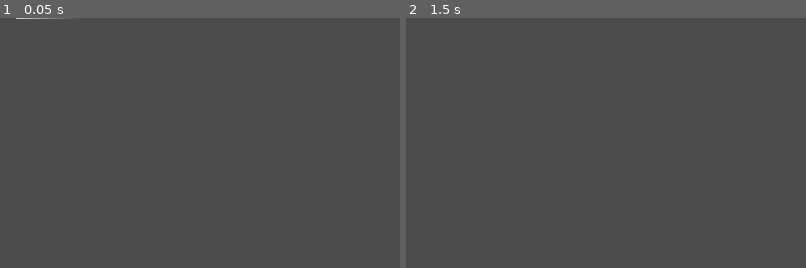
Above: before the commit, frames 1-2 (left to right).
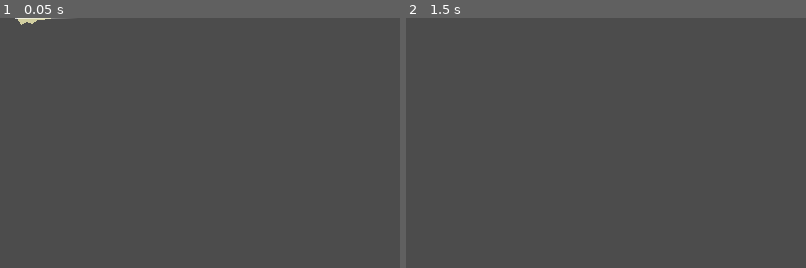
Above: after the commit, the same moments.

Repository: DusanFedorcak/mmo
Game: Godot game, scene res://ShotFX.tscn
The game is run twice, just before and just after one commit, with the same random seed, the same clock (stepped at 60 frames per second) and the same inputs. This scene is started directly instead of the project's main scene.
Inputs (mouse positions are % of the whole screen's width and height, from its top left):
- Up to frame 1 (0.05 s): no input
- Up to frame 2 (1.5 s): tap Enter at 0.5 s; move the mouse to (72, 45) at 0.52 s; right-click (72, 45) at 0.6 s; click (72, 45) at 0.67 s; tap Space (ui_select) at 0.77, 1.25 s; move the mouse to (30, 55) at 1.27 s; right-click (30, 55) at 1.35 s; click (30, 55) at 1.42 s
The pictures show only the part of the screen within x 0-50%, y 0-50%; the shares and areas given below are measured in that part.

The runs differ from the first frame. In frame 1, 0.1% of the frame differs, in the area x 3-13%, y 0-3%; in frame 2, nothing differs.

Commit message:
effects and dead state

Diff:
--- a/Character.gd
+++ b/Character.gd
@@ -10,7 +10,7 @@
 var char_name = "Name" setget set_char_name
 var template = 0
 
-var health = 1
+var health = 100
 
 
 signal hit(gun, from_direction, at_point)
@@ -22,7 +22,8 @@
 
 enum State {
 	IDLE = 0,
-	MOVING = 1
+	MOVING = 1,
+	DEAD = 2
 }
 
 var state = State.IDLE
@@ -61,11 +62,11 @@
 func _physics_process(delta):
 	if not is_puppet:
 		match state:
+			State.MOVING:
+				var speed = walking_speed if not running else running_speed
+				move_and_slide(motion_direction * speed)
 			State.IDLE:
 				pass
-			State.MOVING:
-				var speed = walking_speed if not running else running_speed
-				move_and_slide(motion_direction * speed, Vector2(1, 1))
 
 
 func _process(delta):
@@ -99,6 +100,8 @@
 		State.IDLE:
 			animation = _resolve_animation(facing_direction)
 			$Shape.play("walk_" + animation)
+			$Shape.stop()
+		State.DEAD:
 			$Shape.stop()
 
 
@@ -140,15 +143,33 @@
 
 
 func _on_hit(gun, from_direction, at_point):
-	rpc("say", "OUCH!")
-	rpc("create_hit_effect", at_point)
+	if state != State.DEAD:
+		health -= gun.damage
+		if health <= 0:
+			state = State.DEAD
+			rpc("show_death")
+		else:
+			$AI.add_event({
+				name = "HIT"
+			})
+
+	rpc("show_hit", from_direction, at_point)
 
 
-remotesync func create_hit_effect(at_point):
+
+remotesync func show_hit(from_direction, at_point):
 	var hit_fx = HitFXScene.instance()
 	hit_fx.position = at_point
-	hit_fx.modulate = Color.red
+	if state != State.DEAD:
+		hit_fx.start_color = Color.red
+		$Shape/KickbackTween.animate(from_direction)
 	EventBus.emit_signal("fx_created", hit_fx)
+
+
+remotesync func show_death():
+	say("GASP!")
+	$Shape/DeathTween.animate()
+	$Shape.modulate = Color.lightgray
 
 
 func _on_SpeakingTimer_timeout():
--- a/Character.tscn
+++ b/Character.tscn
@@ -6,9 +6,10 @@
 [ext_resource path="res://CharacterAI.gd" type="Script" id=4]
 [ext_resource path="res://CharacterSensors.gd" type="Script" id=5]
 [ext_resource path="res://assets/fonts/lucasarts-scumm-outline.fnt" type="BitmapFont" id=6]
+[ext_resource path="res://Gun.tscn" type="PackedScene" id=7]
 [ext_resource path="res://assets/ui/ground_circle.atlastex" type="Texture" id=8]
-[ext_resource path="res://assets/items/gun.atlastex" type="Texture" id=9]
-[ext_resource path="res://Gun.gd" type="Script" id=10]
+[ext_resource path="res://KickbackTween.tscn" type="PackedScene" id=9]
+[ext_resource path="res://DeathTween.tscn" type="PackedScene" id=10]
 
 [sub_resource type="CircleShape2D" id=1]
 radius = 4.0
@@ -75,24 +76,19 @@
 
 [node name="Inventory" type="Node2D" parent="."]
 
-[node name="Gun" type="Node2D" parent="Inventory"]
-visible = false
-script = ExtResource( 10 )
-
-[node name="ShootLine" type="RayCast2D" parent="Inventory/Gun"]
-enabled = true
-cast_to = Vector2( 400, 0 )
-collision_mask = 4
-collide_with_areas = true
-
-[node name="Icon" type="Sprite" parent="Inventory/Gun"]
-position = Vector2( 0, -40 )
-texture = ExtResource( 9 )
+[node name="Gun" parent="Inventory" instance=ExtResource( 7 )]
 
 [node name="Shape" type="AnimatedSprite" parent="."]
 position = Vector2( 0, -16 )
 frames = ExtResource( 2 )
 animation = "walk_down"
+
+[node name="KickbackTween" parent="Shape" instance=ExtResource( 9 )]
+duration = 0.05
+strength = 5.0
+
+[node name="DeathTween" parent="Shape" instance=ExtResource( 10 )]
+duration = 0.1
 
 [node name="Icons" type="Node2D" parent="."]
 z_index = 100
--- a/CharacterAI.gd
+++ b/CharacterAI.gd
@@ -33,12 +33,21 @@
 	"Move!",
 ]
 
-func _ready():
-	pass # Replace with function body.
+
+var events = []
+
+
+func add_event(event):
+	events.append(event)
 
 
 func tick():
 	if enabled:
+
+		for event in events:
+			_process_event(event)
+		events.clear()
+
 		if body.state == Character.State.IDLE and randf() < 0.01:
 			body_controls.receive_command({
 				name = "MOVE",
@@ -54,9 +63,20 @@
 		if (
 			body.state == Character.State.MOVING and
 			not body_sensors.near_characters.empty() and
-			randf() < 0.005
+			randf() < 0.01
 		):
 			body_controls.receive_command({
 				name = "SAY",
 				text = greeting_lines[randi() % len(greeting_lines)]
 			})
+
+
+func _process_event(event):
+	match event.name:
+		"HIT":
+			body_controls.receive_command({
+				name = "SAY",
+				text = "OUCH!"
+			})
+		_:
+			pass
--- a/CharacterControls.gd
+++ b/CharacterControls.gd
@@ -11,26 +11,27 @@
 
 
 func receive_command(command):
-	match command.name:
-		"MOVE":
-			path = Globals.world.get_node("Map/Navigation").get_simple_path(body.position, command.position)
-			body.state = Character.State.MOVING
-			$WorldIcons/Target.position = command.position
-			$WorldIcons/Path.points = path
-		"TURN_TO":
-			body.state = Character.State.IDLE
-			body.facing_direction = (command.position - body.position).normalized()
-		"SAY":
-			body.rpc("say", command.text)
-		"EQUIP":
-			body.rpc("equip", command.item_name)
-		"UNEQUIP":
-			body.rpc("equip", null)
-		"USE":
-			if body.current_item:
-				body.current_item.use(body)
-		_:
-			pass
+	if body.state != Character.State.DEAD:
+		match command.name:
+			"MOVE":
+				path = Globals.world.get_node("Map/Navigation").get_simple_path(body.position, command.position)
+				body.state = Character.State.MOVING
+				$WorldIcons/Target.position = command.position
+				$WorldIcons/Path.points = path
+			"TURN_TO":
+				body.state = Character.State.IDLE
+				body.facing_direction = (command.position - body.position).normalized()
+			"SAY":
+				body.rpc("say", command.text)
+			"EQUIP":
+				body.rpc("equip", command.item_name)
+			"UNEQUIP":
+				body.rpc("equip", null)
+			"USE":
+				if body.current_item:
+					body.current_item.use(body)
+			_:
+				pass
 
 
 func _process(delta):
@@ -39,8 +40,6 @@
 
 func tick():
 	match body.state:
-		Character.State.IDLE:
-			pass
 		Character.State.MOVING:
 			var waypoint = _get_nearest_waypoint()
 			if waypoint:
@@ -51,6 +50,8 @@
 			else:
 				body.state = Character.State.IDLE
 				body.set_motion(Vector2.ZERO)
+		_:
+			pass
 
 
 func _avoid_crowded(direction, avoid_multiplier):
--- /dev/null
+++ b/DeathTween.gd
@@ -0,0 +1,15 @@
+extends Tween
+
+export(float) var duration = 1.0
+
+
+func animate():
+	var _origin = get_parent().position
+	var _end = _origin + Vector2(0, 16)
+	interpolate_property(
+		get_parent(), "position", _origin, _end, duration, Tween.TRANS_LINEAR
+	)
+	interpolate_property(
+		get_parent(), "rotation", 0, -PI * 0.5, duration, Tween.TRANS_LINEAR
+	)
+	start()
--- /dev/null
+++ b/DeathTween.tscn
@@ -0,0 +1,6 @@
+[gd_scene load_steps=2 format=2]
+
+[ext_resource path="res://DeathTween.gd" type="Script" id=1]
+
+[node name="DeathTween" type="Tween"]
+script = ExtResource( 1 )
--- /dev/null
+++ b/FadingFX.gd
@@ -0,0 +1,14 @@
+extends Node2D
+
+export(float) var fade_time = 0.2
+export(Color) var start_color = Color.white
+
+func _ready():
+	$Tween.interpolate_property(
+		self, "modulate", start_color, Color.transparent, fade_time, Tween.TRANS_LINEAR, Tween.EASE_IN
+	)
+	$Tween.start()
+
+
+func _on_Tween_tween_all_completed():
+	queue_free()
--- /dev/null
+++ b/FadingFX.tscn
@@ -0,0 +1,10 @@
+[gd_scene load_steps=2 format=2]
+
+[ext_resource path="res://FadingFX.gd" type="Script" id=1]
+
+[node name="FadingFX" type="Node2D"]
+script = ExtResource( 1 )
+
+[node name="Tween" type="Tween" parent="."]
+
+[connection signal="tween_all_completed" from="Tween" to="." method="_on_Tween_tween_all_completed"]
--- a/Gun.gd
+++ b/Gun.gd
@@ -2,25 +2,31 @@
 
 var ShotFXScene = preload("res://ShotFX.tscn")
 
-const AIM_SPREAD = deg2rad(10.0)
+export(float) var aim_spread = 10.0
+export(float) var cooldown = 0.1
+export(float) var damage = 25.0
+
 
 func use(by_body: Character):
-	var aim_angle = by_body.facing_direction.angle() + AIM_SPREAD * (randf() * 2.0 - 1.0)
-	#first, create shot effect
-	rpc("create_shot_effect", by_body.position + Vector2(0, -16), aim_angle)
+	if $CooldownTimer.is_stopped():
+		$CooldownTimer.start(cooldown)
 
-	#second, test whether something was hit
-	$ShootLine.clear_exceptions()
-	$ShootLine.add_exception(by_body)
-	$ShootLine.add_exception(by_body.get_node("Picker"))
-	$ShootLine.rotation = aim_angle
-	$ShootLine.force_raycast_update()
+		var aim_angle = by_body.facing_direction.angle() + deg2rad(aim_spread) * (randf() * 2.0 - 1.0)
+		#first, create shot effect
+		rpc("create_shot_effect", by_body.position + Vector2(0, -16), aim_angle)
 
-	var hit = $ShootLine.get_collider()
-	if hit:
-		#if so, pass the info to the target
-		var hit_node = hit.get_parent()
-		hit_node.emit_signal("hit", self, by_body.facing_direction, $ShootLine.get_collision_point())
+		#second, test whether something was hit
+		$ShootLine.clear_exceptions()
+		$ShootLine.add_exception(by_body)
+		$ShootLine.add_exception(by_body.get_node("Picker"))
+		$ShootLine.rotation = aim_angle
+		$ShootLine.force_raycast_update()
+
+		var hit = $ShootLine.get_collider()
+		if hit:
+			#if so, pass the info to the target
+			var hit_node = hit.get_parent()
+			hit_node.emit_signal("hit", self, by_body.facing_direction, $ShootLine.get_collision_point())
 
 
 remotesync func create_shot_effect(at_point, in_direction):
--- /dev/null
+++ b/Gun.tscn
@@ -0,0 +1,21 @@
+[gd_scene load_steps=3 format=2]
+
+[ext_resource path="res://assets/items/gun.atlastex" type="Texture" id=1]
+[ext_resource path="res://Gun.gd" type="Script" id=2]
+
+[node name="Gun" type="Node2D"]
+visible = false
+script = ExtResource( 2 )
+
+[node name="ShootLine" type="RayCast2D" parent="."]
+enabled = true
+cast_to = Vector2( 400, 0 )
+collision_mask = 4
+collide_with_areas = true
+
+[node name="Icon" type="Sprite" parent="."]
+position = Vector2( 0, -40 )
+texture = ExtResource( 1 )
+
+[node name="CooldownTimer" type="Timer" parent="."]
+one_shot = true
--- a/HitFX.gd
+++ /dev/null
@@ -1,5 +0,0 @@
-extends Node2D
-
-
-func _on_Timer_timeout():
-	queue_free()
--- a/HitFX.tscn
+++ b/HitFX.tscn
@@ -1,22 +1,16 @@
 [gd_scene load_steps=2 format=2]
 
-[ext_resource path="res://HitFX.gd" type="Script" id=1]
+[ext_resource path="res://FadingFX.tscn" type="PackedScene" id=1]
 
-[node name="HitFX" type="Node2D"]
-script = ExtResource( 1 )
+[node name="HitFX" instance=ExtResource( 1 )]
+fade_time = 0.4
 
-[node name="Timer" type="Timer" parent="."]
-wait_time = 0.2
-autostart = true
-
-[node name="Line2D" type="Line2D" parent="."]
+[node name="Line2D" type="Line2D" parent="." index="1"]
 points = PoolVector2Array( -4, -4, 4, 4 )
 width = 3.0
 default_color = Color( 1, 1, 1, 1 )
 
-[node name="Line2D2" type="Line2D" parent="."]
+[node name="Line2D2" type="Line2D" parent="." index="2"]
 points = PoolVector2Array( -4, 4, 4, -4 )
 width = 3.0
 default_color = Color( 1, 1, 1, 1 )
-
-[connection signal="timeout" from="Timer" to="." method="_on_Timer_timeout"]
--- /dev/null
+++ b/KickbackTween.gd
@@ -0,0 +1,26 @@
+extends Tween
+
+export(float) var duration = 1.0
+export(float) var strength = 2.0
+
+var _origin = Vector2.ZERO
+var _end = Vector2.ZERO
+var _stop = false
+
+func animate(from_direction):
+	_stop = false
+	_origin = get_parent().position
+	_end = _origin + from_direction * strength
+	interpolate_property(
+		get_parent(), "position", _origin, _end, duration * 0.5, Tween.TRANS_LINEAR
+	)
+	start()
+
+
+func _on_KickbackTween_tween_all_completed():
+	if not _stop:
+		_stop = true
+		interpolate_property(
+			get_parent(), "position", _end, _origin, duration, Tween.TRANS_LINEAR
+		)
+		start()
--- /dev/null
+++ b/KickbackTween.tscn
@@ -0,0 +1,8 @@
+[gd_scene load_steps=2 format=2]
+
+[ext_resource path="res://KickbackTween.gd" type="Script" id=1]
+
+[node name="KickbackTween" type="Tween"]
+script = ExtResource( 1 )
+
+[connection signal="tween_all_completed" from="." to="." method="_on_KickbackTween_tween_all_completed"]
--- a/ShotFX.gd
+++ b/ShotFX.gd
@@ -1,11 +1,5 @@
-extends Node2D
+extends "res://FadingFX.gd"
 
-const FADE_TIME = 0.2
-var time = 0
 
-func _process(delta):
-	time += delta
-	modulate.a = lerp(1.0, 0, time / FADE_TIME)
-
-	if time > FADE_TIME:
-		queue_free()
+func _ready():
+	$Blast.scale.y = randf() * 2 - 1
--- a/ShotFX.tscn
+++ b/ShotFX.tscn
@@ -1,15 +1,23 @@
-[gd_scene load_steps=3 format=2]
+[gd_scene load_steps=4 format=2]
 
-[ext_resource path="res://ShotFX.gd" type="Script" id=1]
+[ext_resource path="res://FadingFX.tscn" type="PackedScene" id=1]
+[ext_resource path="res://ShotFX.gd" type="Script" id=2]
 
 [sub_resource type="Gradient" id=1]
 colors = PoolColorArray( 1, 1, 1, 0, 1, 1, 1, 1 )
 
-[node name="ShotFX" type="Node2D"]
-script = ExtResource( 1 )
+[node name="ShotFX" instance=ExtResource( 1 )]
+script = ExtResource( 2 )
 
-[node name="Line2D" type="Line2D" parent="."]
+[node name="Blast" type="Polygon2D" parent="." index="1"]
+modulate = Color( 1, 0.984314, 0.737255, 1 )
+position = Vector2( -1.33484, -0.166859 )
+polygon = PoolVector2Array( 35.4174, -6.00056, 41.0905, -9.00395, 44.7613, -3.16402, 51.4355, -4.33201, 70.6238, 0.339931, 54.9394, 2.84275, 49.4332, 2.50904, 42.9259, 8.34896, 35.5843, 5.51243, 28.2427, 9.85066, 22.7364, -0.327496, 28.2427, -9.83823 )
+
+[node name="ShootLine" type="Line2D" parent="." index="2"]
 points = PoolVector2Array( 100, 0, 20, 0 )
-width = 2.0
+width = 2.5
 default_color = Color( 1, 1, 1, 1 )
 gradient = SubResource( 1 )
+begin_cap_mode = 2
+end_cap_mode = 2
Not shown: 1 places in Character.tscn that only renumber resources
